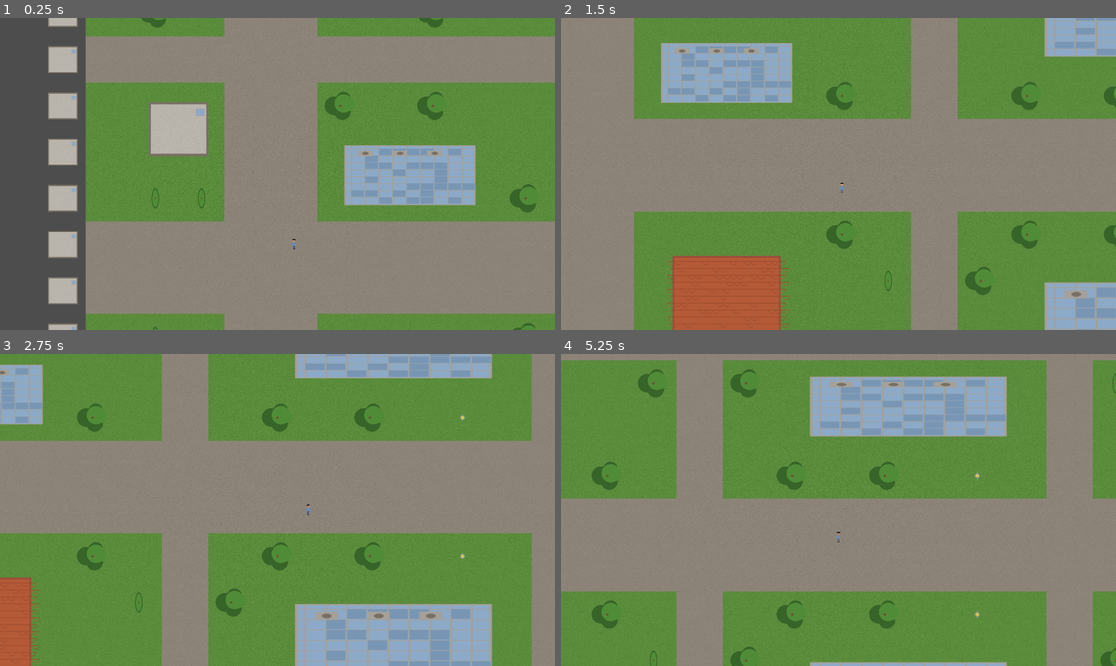
Above: before the commit, frames 1-4 (two rows, left to right).
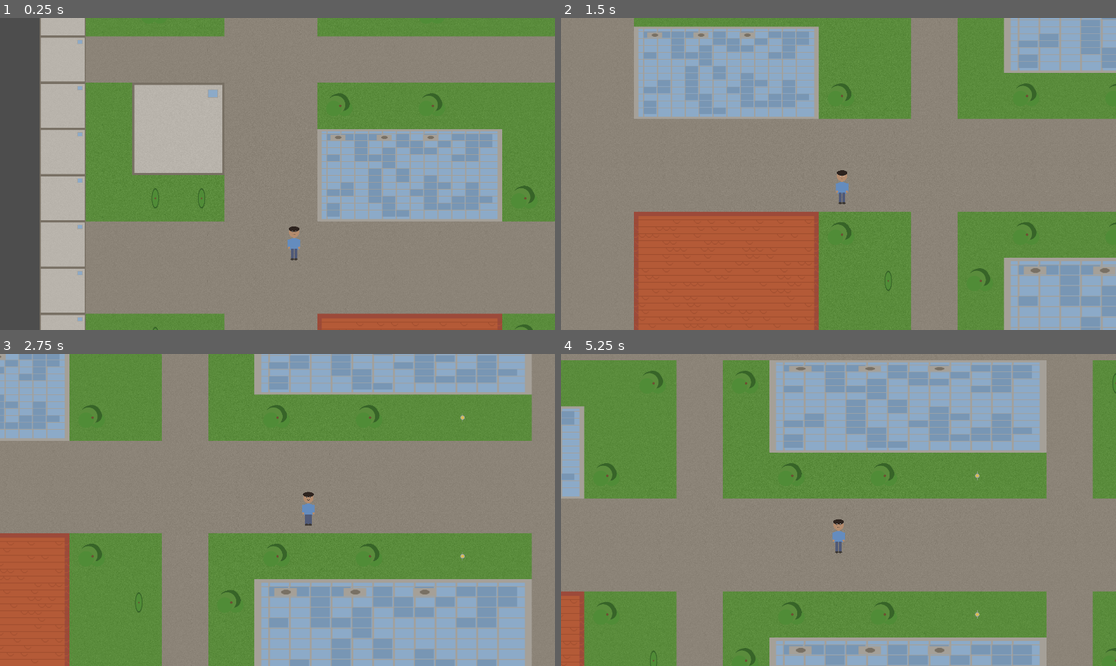
Above: after the commit, the same moments.

Repository: PranavBakre/startup-builder
Game: Godot game, scene res://scenes/world.tscn
The game is run twice, just before and just after one commit, with the same random seed, the same clock (stepped at 60 frames per second) and the same inputs.
Inputs (mouse positions are in pixels of both pictures, inside the frame that each line leads up to):
- Up to frame 1 (0.25 s): no input
- Up to frame 2 (1.5 s): tap Enter (ui_accept) at 0.5, 0.77 s; move the mouse to (960, 158) at 0.52 s; hold Right (ui_right) 0.53-1.28 s; hold C (interact) 0.53-1.28 s; click (960, 158) at 0.67 s; move the mouse to (727, 189) at 1.27 s; hold Down (ui_down) from 1.28 s (still down); tap 0 at 1.35 s
- Up to frame 3 (2.75 s): tap Enter (ui_accept) at 1.52 s; move the mouse to (333, 441) at 2.02 s; release Down (ui_down) at 2.03 s; hold Right (ui_right) from 2.03 s (still down); hold C (interact) from 2.03 s (still down)
- Up to frame 4 (5.25 s): move the mouse to (810, 572) at 2.77 s; release Right (ui_right) at 2.78 s; release C (interact) at 2.78 s; hold Up (ui_up) 2.78-3.53 s; tap 0 at 2.85, 4.35 s; click (810, 572) at 2.92 s; tap Enter (ui_accept) at 3.02, 3.77, 4.25, 4.52, 5 s; move the mouse to (1005, 556) at 3.52 s; hold C (interact) 3.53-4.28 s; hold Left (ui_left) 3.53-5.03 s; move the mouse to (672, 463) at 4.27 s; move the mouse to (866, 510) at 5.02 s; hold Down (ui_down) from 5.03 s (still down); hold C (interact) from 5.03 s (still down); click (866, 510) at 5.17 s

The runs differ from the first frame. In frame 1, 19% of the frame differs, in the area x 7-97%, y 0-100%; in frame 2, 22%, in the area x 13-100%, y 0-100%; in frame 3, 22%; in frame 4, 19%.

Commit message:
fix: player scale 1:1 for 320px sprites, buildings fill full tile with visible borders

Diff:
--- a/game/scenes/player.tscn
+++ b/game/scenes/player.tscn
@@ -8,4 +8,4 @@
 
 [node name="Sprite2D" type="Sprite2D" parent="."]
 texture = ExtResource("1_player")
-scale = Vector2(0.3125, 0.3125)
+scale = Vector2(1.0, 1.0)
Binary file changed: game/assets/tiles/bush.png
Binary file changed: game/assets/tiles/flowers.png
Binary file changed: game/assets/tiles/roof.png
Binary file changed: game/assets/tiles/tree.png
Binary file changed: game/assets/tiles/wall.png
Binary file changed: game/assets/tiles/wall_brick.png
Binary file changed: game/assets/tiles/wall_bungalow.png
Binary file changed: game/assets/tiles/wall_office.png
Binary file changed: game/assets/tiles/wall_school.png
Binary file changed: game/assets/tiles/wall_wood.png
Not shown, changed: tools/generate_procedural.py
